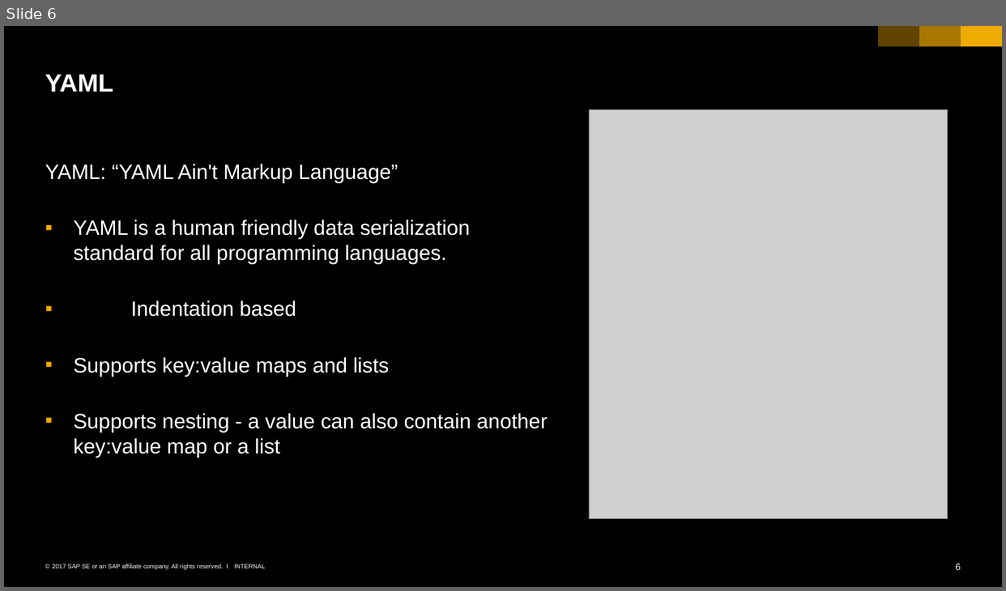
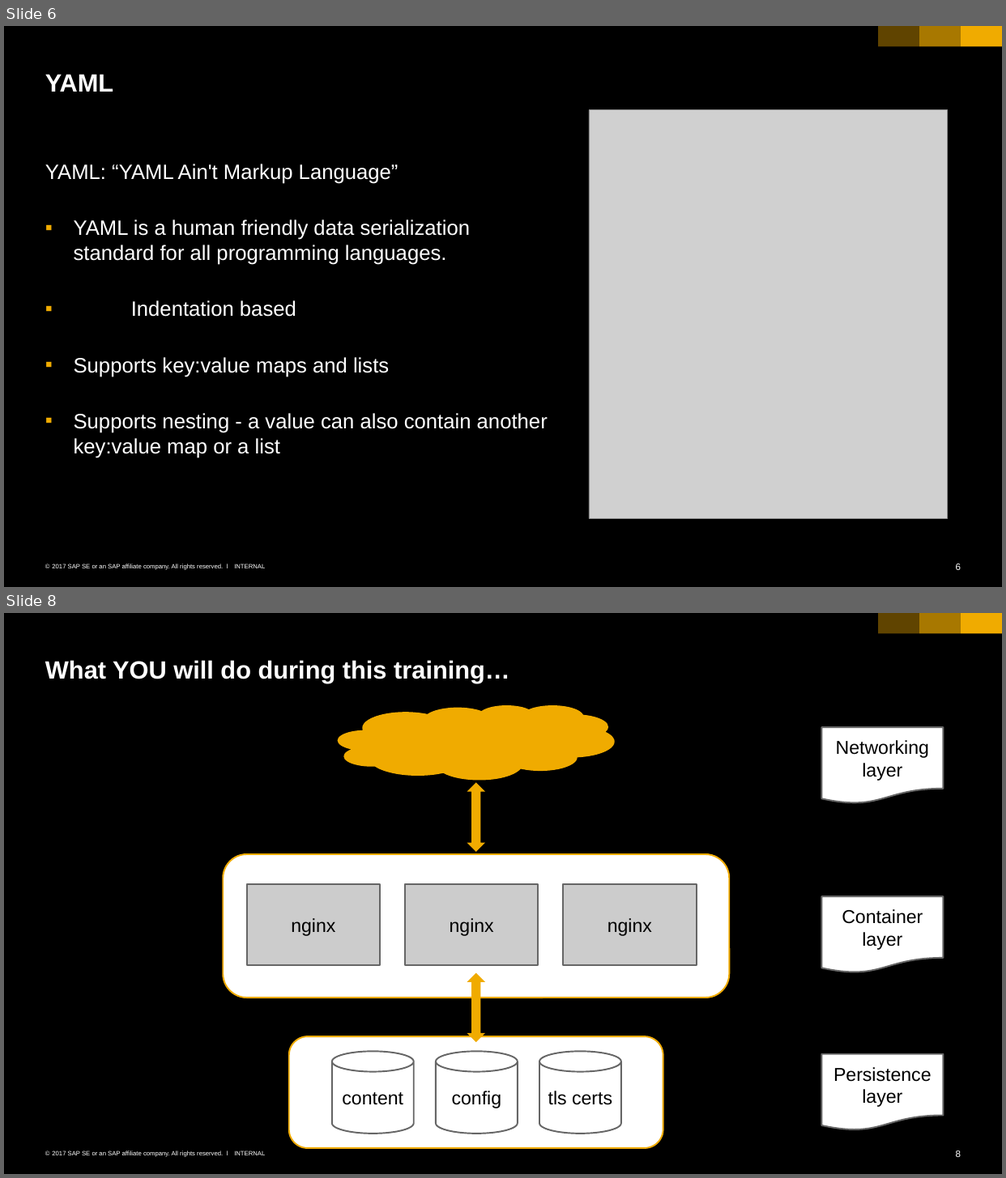
Before and after one commit to cuijiyao01/docker-k8s-training, a slide deck: kubernetes/01_k8s_core_components.pptx. Shown one above the other, each under a label of ours: slide 6 before the commit, slides 6 and 8 after it; the slides between them are not shown. The pictures are 1006x591 and 1006x1178 pixels, drawn with LibreOffice and Linux fonts; fonts in the diff are those of the drawing; grey boxes stand for pictures. Boxes give left, top, right and bottom in pixels: in the first picture for what was removed or moved away, otherwise in the second. Text is boxed around its words. In the diff, an @@ line names an element or a change of style, - is before the commit and + after.

Commit message:
+ infrastruktur & big picture
added infrastructure description
added description for the application we will build during exercises

```diff
--- a/kubernetes/01_k8s_core_components.pptx
+++ b/kubernetes/01_k8s_core_components.pptx
@@ slide 8 added at (x1=4, y1=613, x2=1002, y2=1174), background #000000; not listed: 6 template elements that a slide beside it also shows @@
@@ title added at (x1=45, y1=660, x2=510, y2=683), 24 pt, text #FFFFFF, bold @@
+What YOU will do during this training…
@@ cloud added at (x1=338, y1=705, x2=615, y2=780), fill #F0AB00 @@
@@ flow chart document added at (x1=821, y1=727, x2=943, y2=804), fill #FFFFFF, outline #666666 1.5 pt, 18 pt, text #000000 @@
+Networking layer
@@ up down arrow added at (x1=467, y1=783, x2=485, y2=853), fill #F0AB00 @@
@@ group added at (x1=223, y1=854, x2=729, y2=999): 3 rectangles, 1 rounded rectangle @@
+nginx
+nginx
+nginx
@@ flow chart document added at (x1=821, y1=897, x2=943, y2=973), fill #FFFFFF, outline #666666 1.5 pt, 18 pt, text #000000 @@
+Container layer
@@ up down arrow added at (x1=467, y1=973, x2=485, y2=1042), fill #F0AB00 @@
@@ group added at (x1=289, y1=1037, x2=663, y2=1148): 3 cylinders, 1 rounded rectangle @@
+content
+config
+tls certs
@@ flow chart document added at (x1=821, y1=1054, x2=943, y2=1131), fill #FFFFFF, outline #666666 1.5 pt, 18 pt, text #000000 @@
+Persistence layer
```
Also in this commit, not shown: 1 other slide added, 1 other file.
